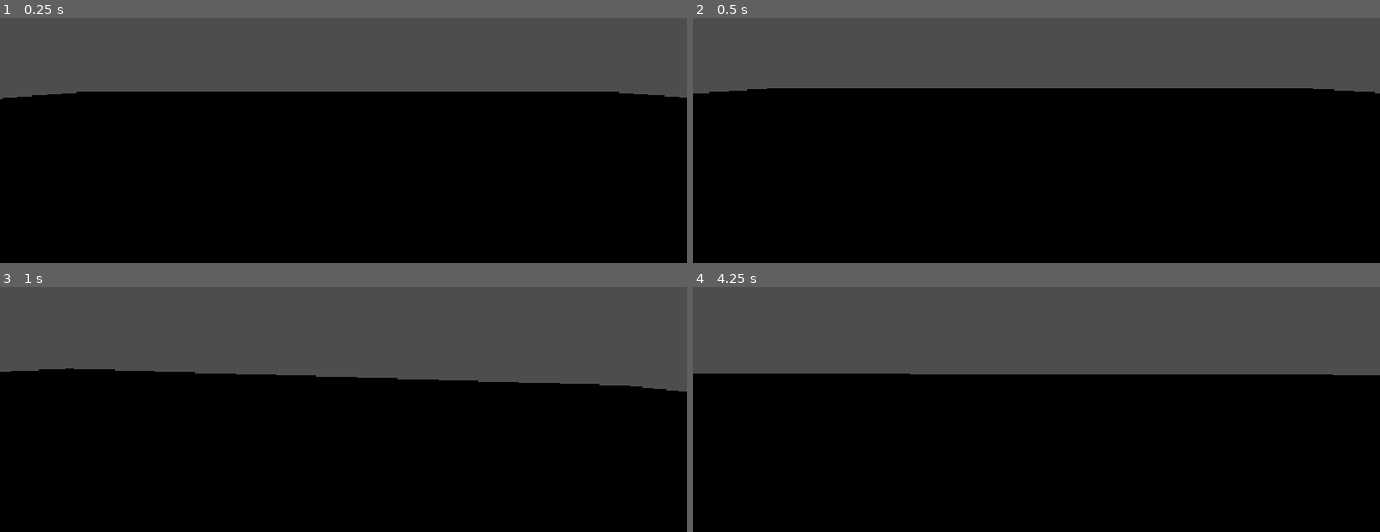
Above: before the commit, frames 1-4 (two rows, left to right).
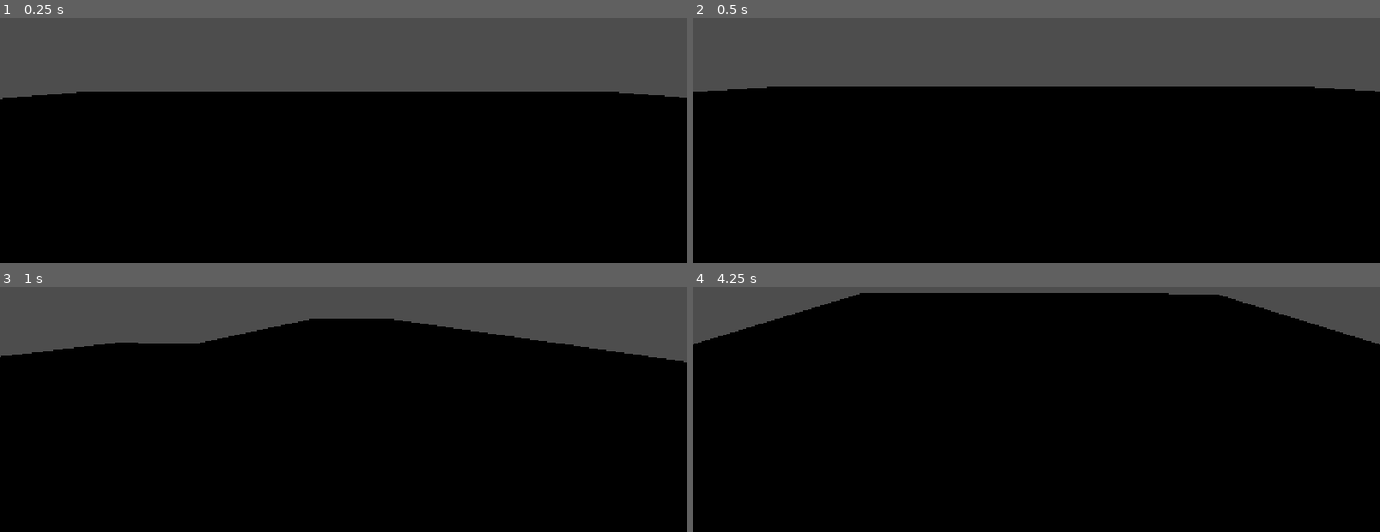
Above: after the commit, the same moments.

Repository: Noa-Uden-H/arcaderacing
Game: Godot game, scene res://Scenes/main.tscn
Two runs of this game, one before a commit and one after it. Both use one fixed random seed, a clock stepped at 60 frames per second and the inputs below.
Inputs:
- Up to frame 1 (0.25 s): no input
- Up to frame 2 (0.5 s): no input
- Up to frame 3 (1 s): tap Enter at 0.5 s; tap C (camera, bound only after the commit) at 0.6 s
- Up to frame 4 (4.25 s): tap C (camera, bound only after the commit) every 0.75 s from 1.35 to 3.6 s

Frame 1 is identical in both runs. In frame 2, 0.7% of the frame differs, in the area x 0-100%, y 27-31%; in frame 3, 16%; in frame 4, 28%, in the area x 0-100%, y 2-37%.

Commit message:
Camera switching

Diff:
--- a/Car/bus.tscn
+++ b/Car/bus.tscn
@@ -47,7 +47,6 @@
 
 [node name="FR" type="VehicleWheel3D" parent="." unique_id=173740640]
 transform = Transform3D(1, 0, 0, 0, 1, 0, 0, 0, 1, -1.1768306, -1.9410045, 3.1490667)
-engine_force = 10000.0
 wheel_rest_length = 0.3
 suspension_stiffness = 20000.0
 suspension_max_force = 40000.0
@@ -62,7 +61,6 @@
 
 [node name="FL" type="VehicleWheel3D" parent="." unique_id=86121759]
 transform = Transform3D(1, 0, 0, 0, 1, 0, 0, 0, 1, 1.17, -1.94, 3.149)
-engine_force = 10000.0
 wheel_rest_length = 0.3
 suspension_stiffness = 20000.0
 suspension_max_force = 40000.0
@@ -77,7 +75,6 @@
 
 [node name="RR" type="VehicleWheel3D" parent="." unique_id=957805072]
 transform = Transform3D(1, 0, 0, 0, 1, 0, 0, 0, 1, -1.17, -1.94, -2.6427612)
-engine_force = 10000.0
 wheel_rest_length = 0.3
 suspension_stiffness = 20000.0
 suspension_max_force = 40000.0
@@ -92,7 +89,6 @@
 
 [node name="LR" type="VehicleWheel3D" parent="." unique_id=680937839]
 transform = Transform3D(1, 0, 0, 0, 1, 0, 0, 0, 1, 1.17, -1.94, -2.64)
-engine_force = 10000.0
 wheel_rest_length = 0.3
 suspension_stiffness = 20000.0
 suspension_max_force = 40000.0
--- a/Car/vehicle.gd
+++ b/Car/vehicle.gd
@@ -6,6 +6,10 @@
 
 @onready var driven_wheels = [$RR,$LR]
 @onready var steering_wheels = [$FR,$FL]
+
+@onready var cams = [$cockpit,$closechase,$farchase]
+@onready var current_cam = 0
+var cam_transition_speed: float = 2.5
 
 var steer_target: float = 0.0
 var engine_power: float = 40.0
@@ -17,10 +21,16 @@
 	for wheel in steering_wheels:
 		wheel.use_as_steering = true
 		wheel.use_as_traction = true
-	$Camera.position = $cockpit.position
-	$Camera.rotation = $cockpit.rotation
+	$Camera.transform = cams[current_cam].transform
 
 
 # Called every frame. 'delta' is the elapsed time since the previous frame.
 func _physics_process(delta: float) -> void:
-	pass
+	if Input.is_action_just_pressed("camera"):
+		current_cam = (current_cam + 1) % len(cams)
+	change_cam(delta)
+
+
+func change_cam(delta) -> void:
+	var weight = 1 - exp(-cam_transition_speed * delta)
+	$Camera.transform = $Camera.transform.interpolate_with(cams[current_cam].transform, weight)
--- a/project.godot
+++ b/project.godot
@@ -20,6 +20,14 @@
 window/stretch/mode="canvas_items"
 window/stretch/aspect="expand"
 
+[input]
+
+camera={
+"deadzone": 0.2,
+"events": [Object(InputEventKey,"resource_local_to_scene":false,"resource_name":"","device":-1,"window_id":0,"alt_pressed":false,"shift_pressed":false,"ctrl_pressed":false,"meta_pressed":false,"pressed":false,"keycode":0,"physical_keycode":67,"key_label":0,"unicode":99,"location":0,"echo":false,"script":null)
+]
+}
+
 [physics]
 
 3d/physics_engine="Jolt Physics"
